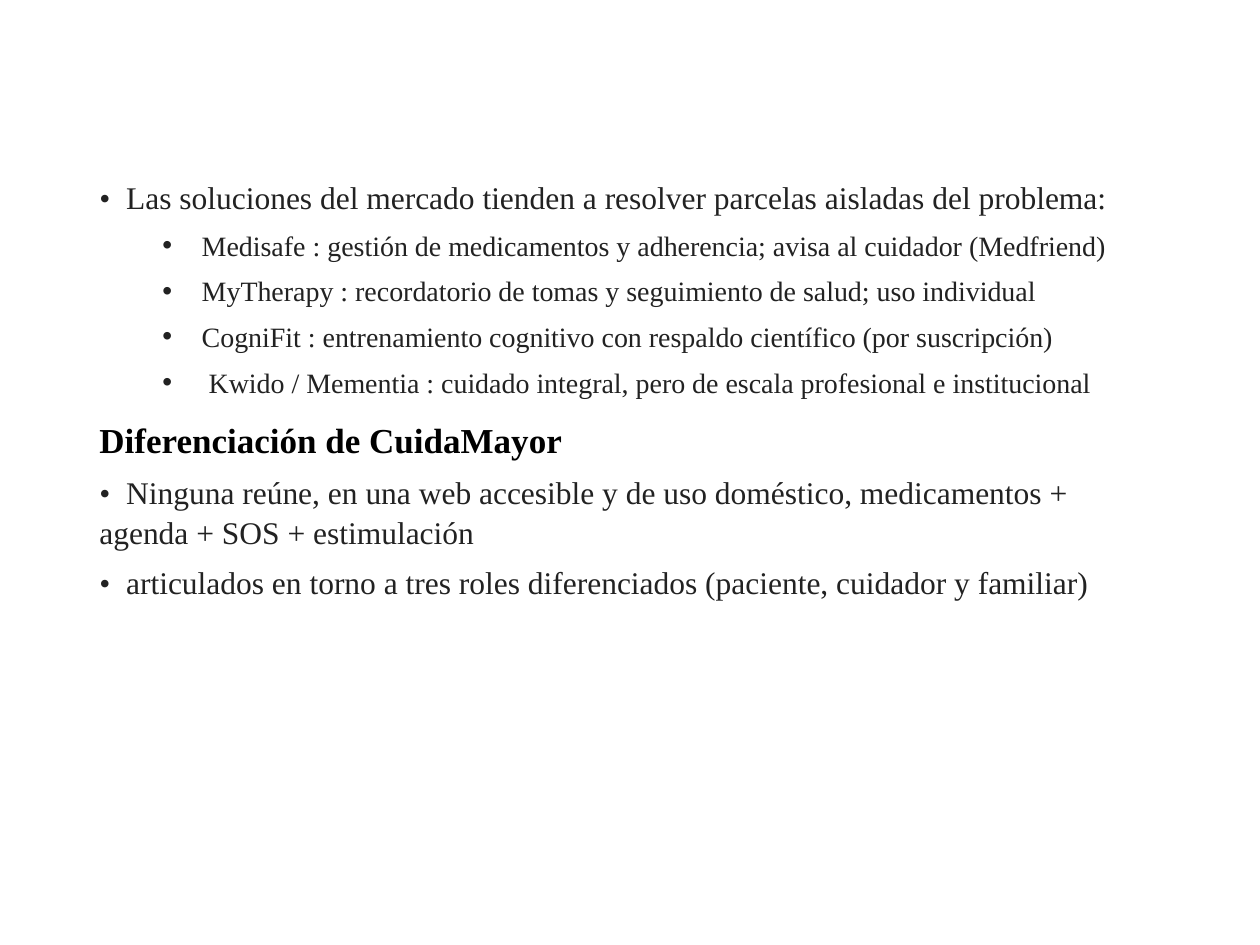
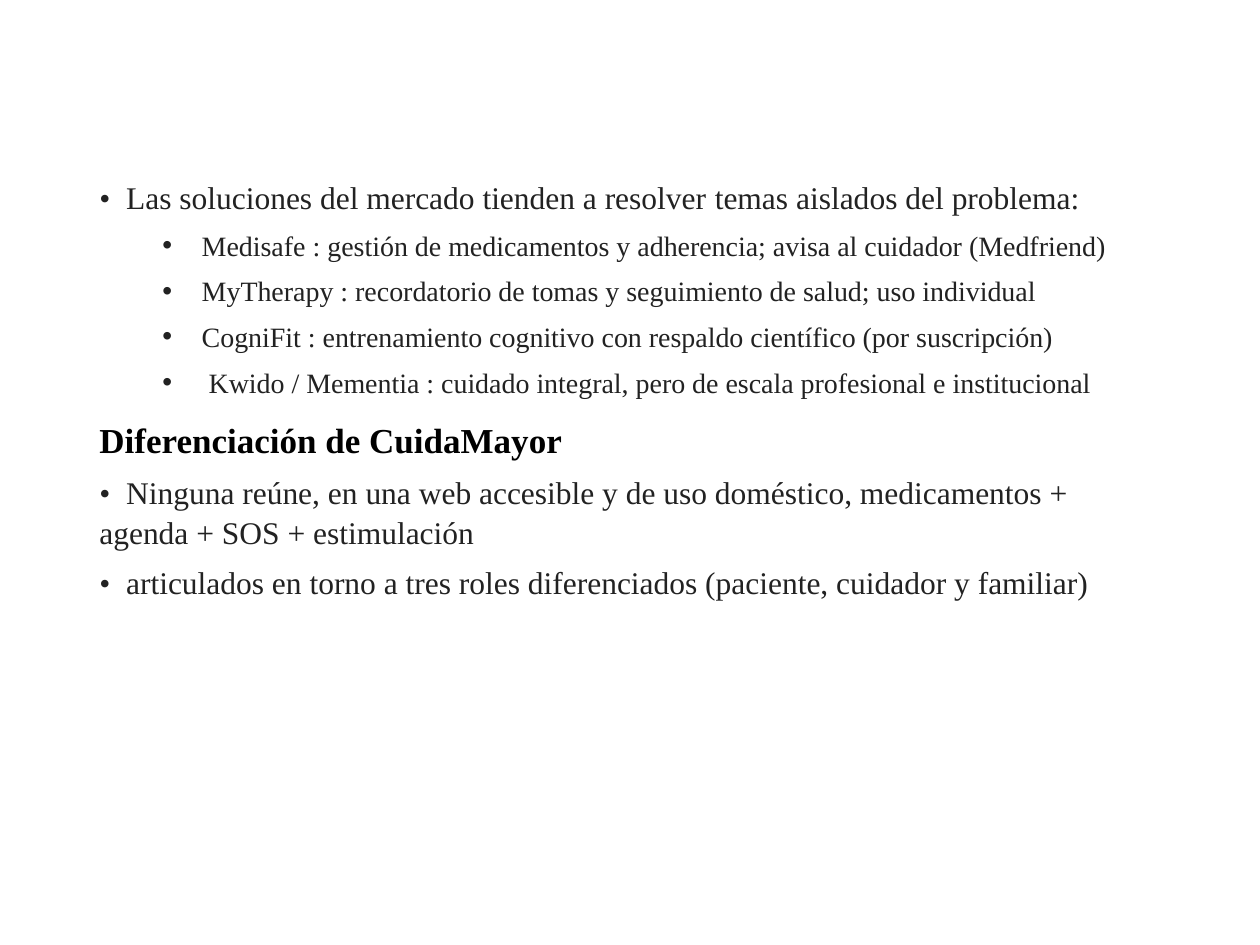
Before and after one commit to Dmunoz0099/Proyecto_Titulo, a slide deck: slide 5 of Presentacion_CuidaMayor_ProyectoTitulo.pptx. Drawn at 1260x945 pixels with LibreOffice and Linux fonts; fonts in the diff are those of the drawing; background and template pictures are left out. Boxes give left, top, right and bottom in pixels: in the first picture for what was removed or moved away, otherwise in the second. Text is boxed around its words. In the diff, an @@ line names an element or a change of style, - is before the commit and + after.

```diff
--- a/Presentacion_CuidaMayor_ProyectoTitulo.pptx
+++ b/Presentacion_CuidaMayor_ProyectoTitulo.pptx
@@ text at (126, 187, 1080, 216): text changed @@
-• Las soluciones del mercado tienden a resolver parcelas aisladas del problema:
+• Las soluciones del mercado tienden a resolver temas aislados del problema:
```
Also in this commit, not shown: 2 other slides changed, 20 other files.
